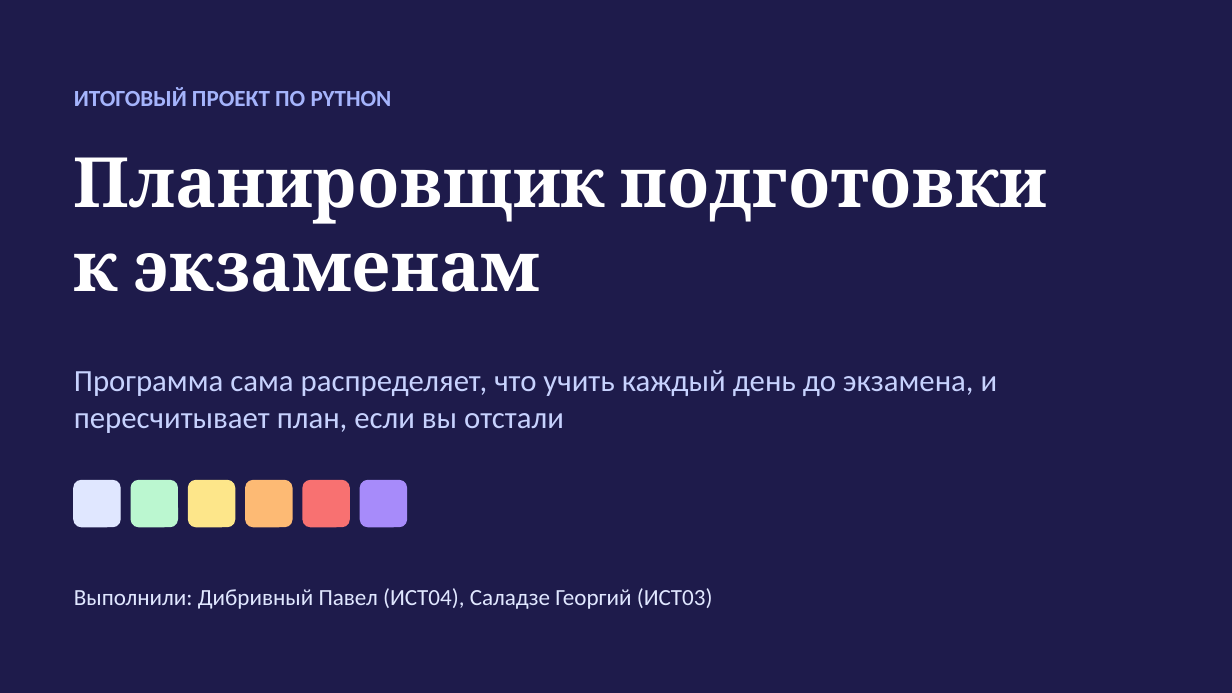
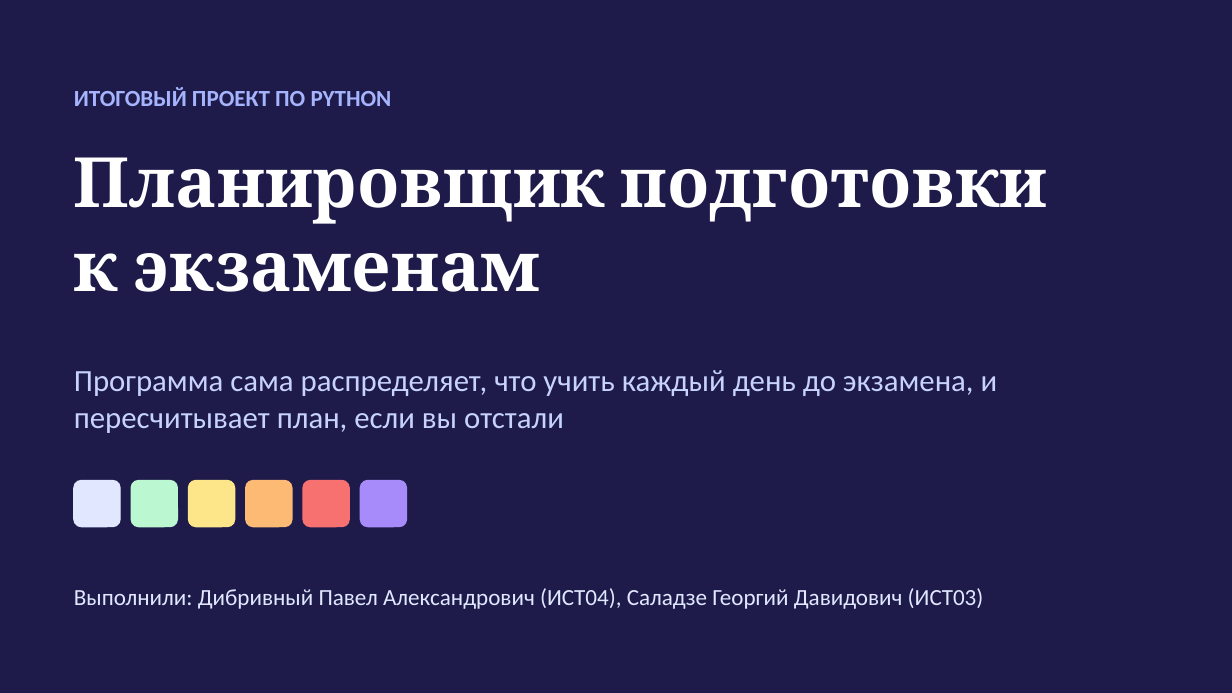
Before and after one commit to leywinkw/exam-planner, a slide deck: slide 1 of docs/Презентация_Планировщик_экзаменов.pptx. Drawn at 1232x693 pixels with LibreOffice and Linux fonts; fonts in the diff are those of the drawing. Boxes give left, top, right and bottom in pixels: in the first picture for what was removed or moved away, otherwise in the second. Text is boxed around its words. In the diff, an @@ line names an element or a change of style, - is before the commit and + after.

```diff
--- a/docs/Презентация_Планировщик_экзаменов.pptx
+++ b/docs/Презентация_Планировщик_экзаменов.pptx
@@ text at box(74, 588, 984, 609): text changed @@
-Выполнили: Дибривный Павел (ИСТ04), Саладзе Георгий (ИСТ03)
+Выполнили: Дибривный Павел Александрович (ИСТ04), Саладзе Георгий Давидович (ИСТ03)
```
Also in this commit, not shown: 3 other files.
